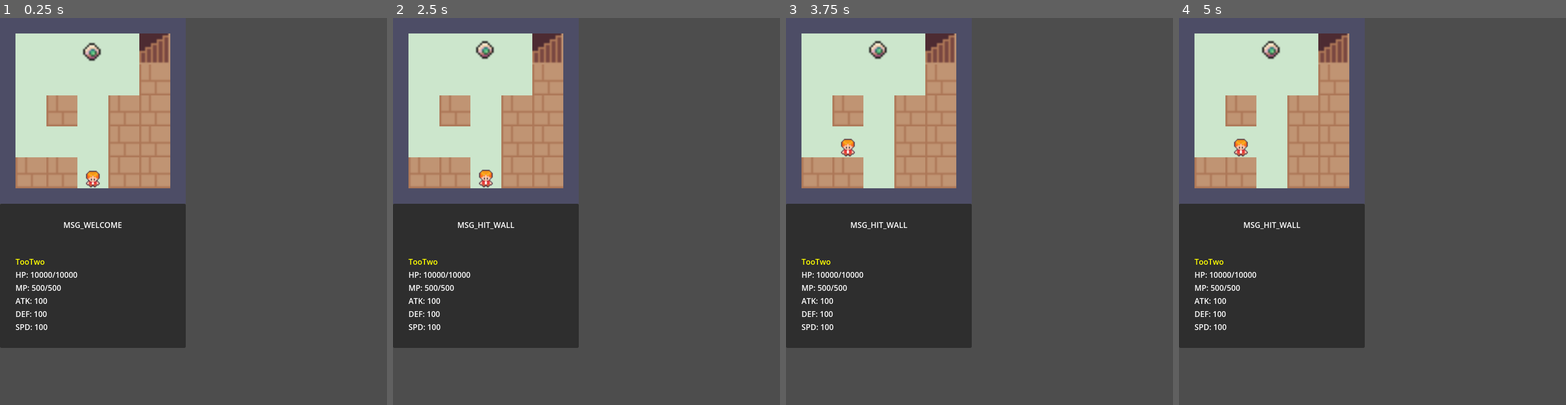
Above: before the commit, frames 1-4 (left to right).
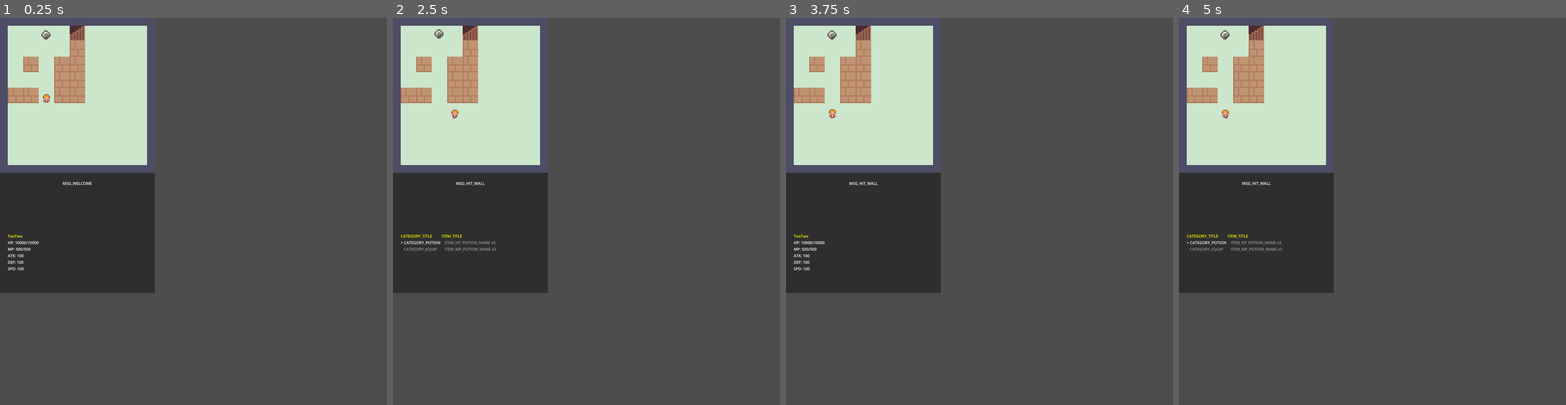
Above: after the commit, the same moments.

Repository: yifan-lee/ATB_Tower_Climber
Game: Godot game, scene res://scenes/main.tscn
Same seed, same stepped clock (60 frames per second), same inputs: the game is played once before the commit and once after it. The project has no main scene, so this scene is started directly.
Inputs:
- Up to frame 1 (0.25 s): no input
- Up to frame 2 (2.5 s): tap Enter (ui_accept) at 0.5, 0.77, 1.07, 1.52, 1.55, 1.82 s; hold Right (ui_right) 0.53-1.28 s; tap B at 0.6, 2.3 s; tap C at 0.8, 1.35 s; hold Down (ui_down) 1.28-2.03 s; hold Right (ui_right) from 2.03 s (still down); hold Enter (ui_accept) from 2.03 s (still down)
- Up to frame 3 (3.75 s): release Right (ui_right) at 2.78 s; release Enter (ui_accept) at 2.78 s; hold Up (ui_up) 2.78-3.53 s; tap B at 2.85 s; tap Enter (ui_accept) at 3.02, 3.32 s; tap C at 3.05, 3.6 s; hold Left (ui_left) from 3.53 s (still down); hold Enter (ui_accept) from 3.53 s (still down)
- Up to frame 4 (5 s): keep holding Left (ui_left); tap Escape at 4.15 s; release Enter (ui_accept) at 4.28 s; tap B at 4.35 s; tap Enter (ui_accept) at 4.52, 4.82 s

The runs differ from the first frame. In frame 1, 24% of the frame differs, in the area x 0-48%, y 0-86%; in frame 2, 24%; in frame 3, 24%; in frame 4, 24%.

Commit message:
add bag system

Diff:
--- a/config/entity_db.gd
+++ b/config/entity_db.gd
@@ -20,7 +20,11 @@
             SkillDB.get_skill("heavy_strike"),
             SkillDB.get_skill("fireball"),
             SkillDB.get_skill("one_hit"),
-        ]
+        ],
+        {
+            "hp_potion": 5,
+            "mp_potion": 3
+        }
     )
 
     db['bloodshot_eye'] = Stats.new().setup(
--- a/config/game_config.gd
+++ b/config/game_config.gd
@@ -4,8 +4,8 @@
 
 # 网格系统设定
 const GRID_SIZE: int = 64
-const GRID_COLUMNS: int = 5 # 320 / 64
-const GRID_ROWS: int = 5 # 320 / 64
+const GRID_COLUMNS: int = 9 # 320 / 64
+const GRID_ROWS: int = 9 # 320 / 64
 const WALL_THICKNESS: int = 32
 
 
--- /dev/null
+++ b/config/item_db.gd
@@ -0,0 +1,30 @@
+# res://config/item_db.gd
+extends Node
+
+var db: Dictionary = {}
+
+func _ready():
+	db["hp_potion"] = Item.new().setup(
+		"hp_potion",
+		"ITEM_HP_POTION_NAME",
+		Item.ItemType.POTION,
+		50, # 回血50
+		0,
+		"ITEM_HP_POTION_DESC"
+	)
+
+	db["mp_potion"] = Item.new().setup(
+		"mp_potion",
+		"ITEM_MP_POTION_NAME",
+		Item.ItemType.POTION,
+		0,
+		50, # 回蓝50
+		"ITEM_MP_POTION_DESC"
+	)
+
+func get_item(id: String) -> Item:
+	if db.has(id):
+		return db[id]
+	else:
+		push_error("找不到物品 ID: " + id)
+		return null
--- a/core/event_bus.gd
+++ b/core/event_bus.gd
@@ -3,7 +3,7 @@
 
 # 之前如果写了移动请求信号可以保留，这里新增：
 # 发送系统消息的信号，参数是要翻译的文本 Key
-signal show_system_message(msg_key: String)
+signal show_system_message(msg_data: Variant)
 
 
 # [新增] 玩家成功移动到了一个新的网格坐标
@@ -21,3 +21,9 @@
 signal show_skill_menu(skills_info: Array) # 通知 UI 开启技能菜单，包含技能和预计伤害
 # signal hide_skill_menu() # 通知 UI 开启技能菜单
 signal player_skill_chosen(skill: Skill) # UI 通知主逻辑玩家选了哪个技能
+
+# --- 物品系统相关信号 ---
+signal show_inventory()
+signal hide_inventory()
+signal inventory_input(event: InputEvent)
+signal player_stats_changed()
--- /dev/null
+++ b/data/item.gd
@@ -0,0 +1,24 @@
+# res://data/item.gd
+extends Resource
+class_name Item
+
+enum ItemType {
+	POTION,
+	EQUIPMENT
+}
+
+@export var item_id: String
+@export var item_name: String
+@export var type: ItemType
+@export var effect_hp: int = 0
+@export var effect_mp: int = 0
+@export var description: String
+
+func setup(id: String, n: String, t: ItemType, hp: int, mp: int, desc: String) -> Item:
+	item_id = id
+	item_name = n
+	type = t
+	effect_hp = hp
+	effect_mp = mp
+	description = desc
+	return self
--- a/data/stat.gd
+++ b/data/stat.gd
@@ -12,9 +12,9 @@
 @export var spd: int = 100
 @export var anim_path: String
 @export var skills: Array[Skill]
+@export var inventory: Dictionary = {}
 
-
-func setup(n: String, hp: int, chp: int, mp: int, cmp: int, a: int, d: int, s: int, anim: String, sk: Array[Skill]) -> Stats:
+func setup(n: String, hp: int, chp: int, mp: int, cmp: int, a: int, d: int, s: int, anim: String, sk: Array[Skill], inv: Dictionary = {}) -> Stats:
 	entity_name = n
 	max_hp = hp
 	current_hp = chp
@@ -25,4 +25,5 @@
 	spd = s
 	anim_path = anim
 	skills = sk
+	inventory = inv
 	return self
--- a/locale/texts.csv
+++ b/locale/texts.csv
@@ -17,3 +17,12 @@
 DISPLAY_MANA_COST,魔法消耗：,"MP Cost: "
 DISPLAY_CD,冷却：,"CD: "
 DISPLAY_ESTIMATED_DAMAGE,预估伤害：,"Estimated Damage: "
+CATEGORY_TITLE,分类,Category
+ITEM_TITLE,物品,Items
+CATEGORY_POTION,药品,Potions
+CATEGORY_EQUIP,装备,Equipment
+ITEM_HP_POTION_NAME,恢复药剂,Health Potion
+ITEM_HP_POTION_DESC,恢复50点生命值,Restore 50 HP
+ITEM_MP_POTION_NAME,魔法药剂,Mana Potion
+ITEM_MP_POTION_DESC,恢复50点魔法值,Restore 50 MP
+MSG_USED_ITEM,使用了,"Used "
--- a/project.godot
+++ b/project.godot
@@ -15,6 +15,7 @@
 config/icon="res://icon.svg"
 
 [autoload]
+ItemDB="*res://config/item_db.gd"
 
 GameConfig="*uid://pnb5saoyorbu"
 EventBus="*uid://cxi7xgq07lxsl"
@@ -23,8 +24,8 @@
 
 [display]
 
-window/size/viewport_width=800
-window/size/viewport_height=800
+window/size/viewport_width=1600
+window/size/viewport_height=1600
 window/stretch/mode="viewport"
 
 [internationalization]
--- a/scenes/main.gd
+++ b/scenes/main.gd
@@ -98,23 +98,40 @@
 
 # 进入战斗
 func _on_encounter_monster(monster_id: String, monster_node: Node = null):
+	current_state = AppState.BATTLE
 	current_enemy_node = monster_node
 
 	# 1. 暂停并隐藏探索地图和玩家
+	_pause_map_and_player()
 	if current_map:
 		current_map.hide()
-		current_map.process_mode = Node.PROCESS_MODE_DISABLED
 	if player_instance:
 		player_instance.hide()
-		player_instance.process_mode = Node.PROCESS_MODE_DISABLED
 
 	# 2. 实例化并加载战斗场景
 	current_battle = BattleScene.new()
 	current_battle.setup(monster_id) # 注入遭遇的怪物ID
 	game_container.add_child(current_battle)
 
+enum AppState {MAP, BATTLE, INVENTORY}
+var current_state: AppState = AppState.MAP
+
+func _input(event):
+	if event is InputEventKey and event.pressed and not event.echo:
+		if event.keycode == KEY_B:
+			if current_state == AppState.MAP:
+				current_state = AppState.INVENTORY
+				_pause_map_and_player()
+				EventBus.show_inventory.emit()
+		elif event.keycode == KEY_C or event.keycode == KEY_ESCAPE:
+			if current_state == AppState.INVENTORY:
+				current_state = AppState.MAP
+				_resume_map_and_player()
+				EventBus.hide_inventory.emit()
+
 # 退出战斗
 func _on_battle_ended(result: String = ""):
+	current_state = AppState.MAP
 	# 1. 销毁战斗场景
 	if current_battle:
 		current_battle.queue_free()
@@ -126,6 +143,15 @@
 	current_enemy_node = null
 
 	# 3. 恢复并显示探索地图和玩家 (完美保留在原位！)
+	_resume_map_and_player()
+
+func _pause_map_and_player():
+	if current_map:
+		current_map.process_mode = Node.PROCESS_MODE_DISABLED
+	if player_instance:
+		player_instance.process_mode = Node.PROCESS_MODE_DISABLED
+
+func _resume_map_and_player():
 	if current_map:
 		current_map.show()
 		current_map.process_mode = Node.PROCESS_MODE_INHERIT
--- a/ui/info_panel.gd
+++ b/ui/info_panel.gd
@@ -4,6 +4,7 @@
 const SystemMessageView = preload("res://ui/system_message_view.gd")
 const SkillMenuView = preload("res://ui/skill_menu_view.gd")
 const StatInfoView = preload("res://ui/stat_info_view.gd")
+const InventoryView = preload("res://ui/inventory_view.gd")
 
 func _ready():
 	# 让整个 Panel 填满 UIContainer 的大小
@@ -26,5 +27,8 @@
 	var stat_info_view = StatInfoView.new()
 	content_vbox.add_child(stat_info_view)
 
+	var inventory_view = InventoryView.new()
+	content_vbox.add_child(inventory_view)
+
 	var skill_menu = SkillMenuView.new()
 	content_vbox.add_child(skill_menu)
--- /dev/null
+++ b/ui/inventory_view.gd
@@ -0,0 +1,182 @@
+# res://ui/inventory_view.gd
+extends HBoxContainer
+
+var player_stats: Stats
+var category_list_box: VBoxContainer
+var item_list_box: VBoxContainer
+
+enum FocusSide {CATEGORY, ITEMS}
+var current_focus: FocusSide = FocusSide.CATEGORY
+var category_index: int = 0
+var item_index: int = 0
+
+var categories = ["CATEGORY_POTION", "CATEGORY_EQUIP"]
+var category_labels = []
+
+var current_items = []
+var item_labels = []
+
+func _ready():
+	visible = false
+	size_flags_horizontal = Control.SIZE_EXPAND_FILL
+	size_flags_vertical = Control.SIZE_EXPAND_FILL
+
+	player_stats = EntityDB.get_stats("player")
+
+	# Left panel
+	var left_panel = VBoxContainer.new()
+	left_panel.custom_minimum_size = Vector2(150, 0)
+	add_child(left_panel)
+
+	left_panel.add_child(_create_title("CATEGORY_TITLE"))
+	category_list_box = VBoxContainer.new()
+	left_panel.add_child(category_list_box)
+
+	# Right panel
+	var right_panel = VBoxContainer.new()
+	right_panel.size_flags_horizontal = Control.SIZE_EXPAND_FILL
+	add_child(right_panel)
+
+	right_panel.add_child(_create_title("ITEM_TITLE"))
+
+	var scroll = ScrollContainer.new()
+	scroll.size_flags_horizontal = Control.SIZE_EXPAND_FILL
+	scroll.size_flags_vertical = Control.SIZE_EXPAND_FILL
+	right_panel.add_child(scroll)
+
+	item_list_box = VBoxContainer.new()
+	scroll.add_child(item_list_box)
+
+	EventBus.show_inventory.connect(_on_show_inventory)
+	EventBus.hide_inventory.connect(_on_hide_inventory)
+
+func _create_title(text: String) -> Label:
+	var lbl = Label.new()
+	lbl.text = tr(text)
+	lbl.add_theme_color_override("font_color", Color(1, 1, 0)) # Yellow title
+	return lbl
+
+func _on_show_inventory():
+	visible = true
+	current_focus = FocusSide.CATEGORY
+	category_index = 0
+	item_index = 0
+	_refresh_categories()
+	_refresh_items()
+
+func _on_hide_inventory():
+	visible = false
+
+func _refresh_categories():
+	for child in category_list_box.get_children():
+		child.queue_free()
+	category_labels.clear()
+
+	for i in range(categories.size()):
+		var lbl = Label.new()
+		lbl.text = "   " + tr(categories[i])
+		category_list_box.add_child(lbl)
+		category_labels.append(lbl)
+
+	_update_cursors()
+
+func _refresh_items():
+	for child in item_list_box.get_children():
+		child.queue_free()
+	item_labels.clear()
+	current_items.clear()
+
+	# Filter items by category
+	var target_type = Item.ItemType.POTION if categories[category_index] == "CATEGORY_POTION" else Item.ItemType.EQUIPMENT
+
+	for item_id in player_stats.inventory.keys():
+		var count = player_stats.inventory[item_id]
+		if count > 0:
+			var item_data = ItemDB.get_item(item_id)
+			if item_data.type == target_type:
+				current_items.append({"id": item_id, "data": item_data, "count": count})
+
+	for i in range(current_items.size()):
+		var lbl = Label.new()
+		var itm = current_items[i]
+		lbl.text = "   " + tr(itm.data.item_name) + " x" + str(itm.count)
+		item_list_box.add_child(lbl)
+		item_labels.append(lbl)
+
+	# Safety check
+	if item_index >= current_items.size():
+		item_index = max(0, current_items.size() - 1)
+
+	if current_items.size() == 0 and current_focus == FocusSide.ITEMS:
+		current_focus = FocusSide.CATEGORY
+
+	_update_cursors()
+
+func _update_cursors():
+	# Update category labels
+	for i in range(category_labels.size()):
+		category_labels[i].text = category_labels[i].text.trim_prefix("   ").trim_prefix("> ")
+		if i == category_index:
+			if current_focus == FocusSide.CATEGORY:
+				category_labels[i].text = "> " + category_labels[i].text
+				category_labels[i].modulate = Color(1, 1, 1)
+			else:
+				category_labels[i].text = "   " + category_labels[i].text
+				category_labels[i].modulate = Color(0.6, 0.6, 0.6)
+		else:
+			category_labels[i].text = "   " + category_labels[i].text
+			category_labels[i].modulate = Color(0.6, 0.6, 0.6)
+
+	# Update item labels
+	for i in range(item_labels.size()):
+		item_labels[i].text = item_labels[i].text.trim_prefix("   ").trim_prefix("> ")
+		if i == item_index and current_focus == FocusSide.ITEMS:
+			item_labels[i].text = "> " + item_labels[i].text
+			item_labels[i].modulate = Color(1, 1, 1)
+		else:
+			item_labels[i].text = "   " + item_labels[i].text
+			item_labels[i].modulate = Color(0.6, 0.6, 0.6)
+
+func _input(event):
+	if not visible:
+		return
+
+	if event.is_action_pressed("ui_up"):
+		if current_focus == FocusSide.CATEGORY:
+			category_index = max(0, category_index - 1)
+			_refresh_items()
+		else:
+			item_index = max(0, item_index - 1)
+			_update_cursors()
+	elif event.is_action_pressed("ui_down"):
+		if current_focus == FocusSide.CATEGORY:
+			category_index = min(categories.size() - 1, category_index + 1)
+			_refresh_items()
+		else:
+			item_index = min(current_items.size() - 1, item_index + 1)
+			_update_cursors()
+	elif event.is_action_pressed("ui_right"):
+		if current_focus == FocusSide.CATEGORY and current_items.size() > 0:
+			current_focus = FocusSide.ITEMS
+			item_index = 0
+			_update_cursors()
+	elif event.is_action_pressed("ui_left"):
+		if current_focus == FocusSide.ITEMS:
+			current_focus = FocusSide.CATEGORY
+			_update_cursors()
+	elif event.is_action_pressed("ui_accept"):
+		if current_focus == FocusSide.ITEMS and current_items.size() > 0:
+			_use_item(current_items[item_index])
+
+func _use_item(item_dict):
+	var id = item_dict.id
+	var item_data = item_dict.data
+
+	if item_data.type == Item.ItemType.POTION:
+		if player_stats.inventory[id] > 0:
+			player_stats.inventory[id] -= 1
+			player_stats.current_hp = min(player_stats.max_hp, player_stats.current_hp + item_data.effect_hp)
+			player_stats.current_mp = min(player_stats.max_mp, player_stats.current_mp + item_data.effect_mp)
+			EventBus.show_system_message.emit(["MSG_USED_ITEM", item_data.item_name])
+			EventBus.player_stats_changed.emit()
+			_refresh_items()
--- a/ui/stat_info_view.gd
+++ b/ui/stat_info_view.gd
@@ -37,6 +37,9 @@
 	# 监听现成的战斗全局事件
 	EventBus.encounter_monster.connect(_on_encounter_monster)
 	EventBus.battle_ended.connect(_on_battle_ended)
+	EventBus.show_inventory.connect(_on_show_inventory)
+	EventBus.hide_inventory.connect(_on_hide_inventory)
+	EventBus.player_stats_changed.connect(_update_stats)
 
 func _create_label(text: String, color: Color = Color.WHITE) -> Label:
 	var lbl = Label.new()
@@ -57,3 +60,10 @@
 func _on_battle_ended(_result: String):
 	_update_stats()
 	visible = true
+
+func _on_show_inventory():
+	visible = false
+
+func _on_hide_inventory():
+	_update_stats()
+	visible = true
--- a/ui/system_message_view.gd
+++ b/ui/system_message_view.gd
@@ -11,6 +11,12 @@
 
 	EventBus.show_system_message.connect(_on_show_system_message)
 
-func _on_show_system_message(msg_key: String):
+func _on_show_system_message(msg_data: Variant):
 	show()
-	text = tr(msg_key)
+	if typeof(msg_data) == TYPE_STRING:
+		text = tr(msg_data)
+	elif typeof(msg_data) == TYPE_ARRAY:
+		var final_text = ""
+		for part in msg_data:
+			final_text += tr(part)
+		text = final_text
Not shown, added: config/item_db.gd.uid
Not shown, added: data/item.gd.uid
Binary file changed: locale/texts.en_US.translation
Binary file changed: locale/texts.zh_CN.translation
Not shown, added: ui/inventory_view.gd.uid
